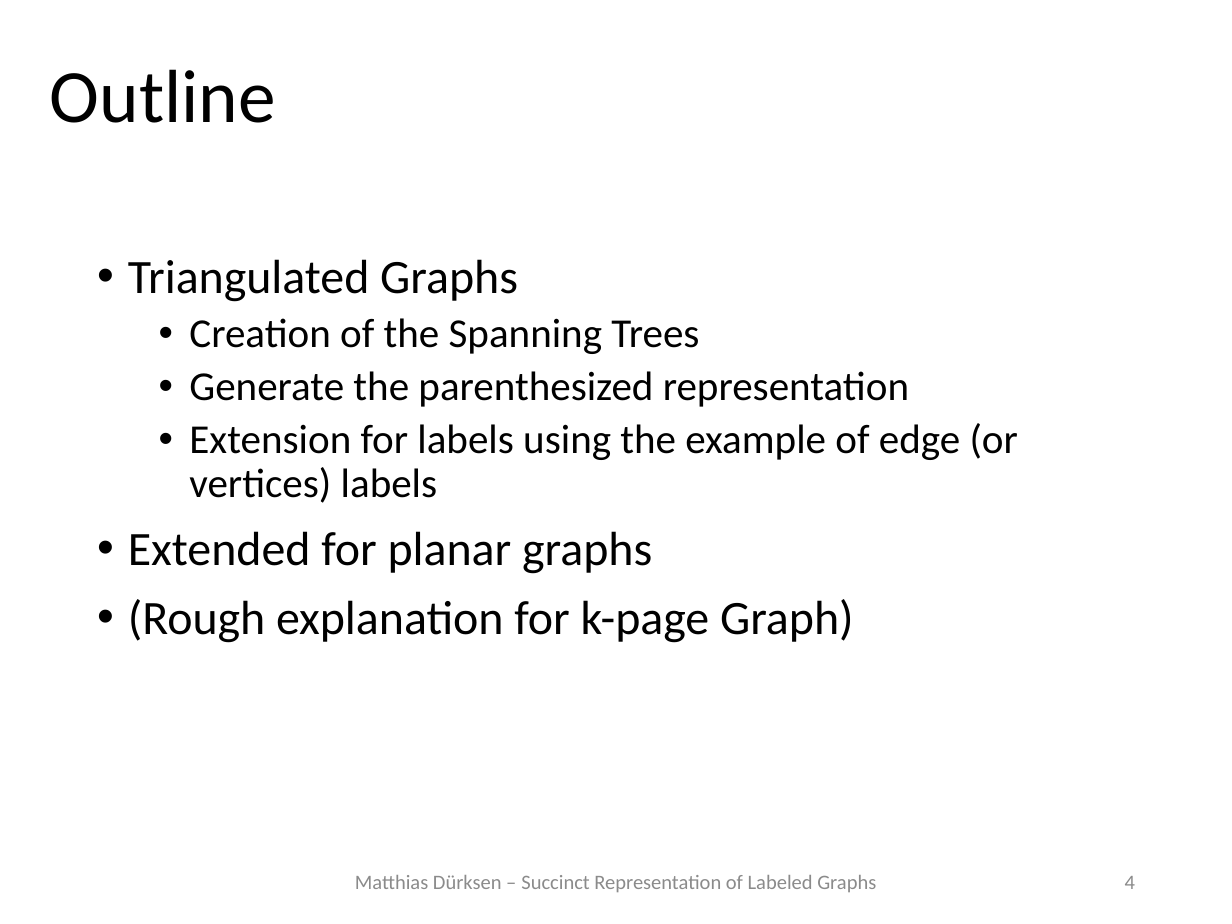
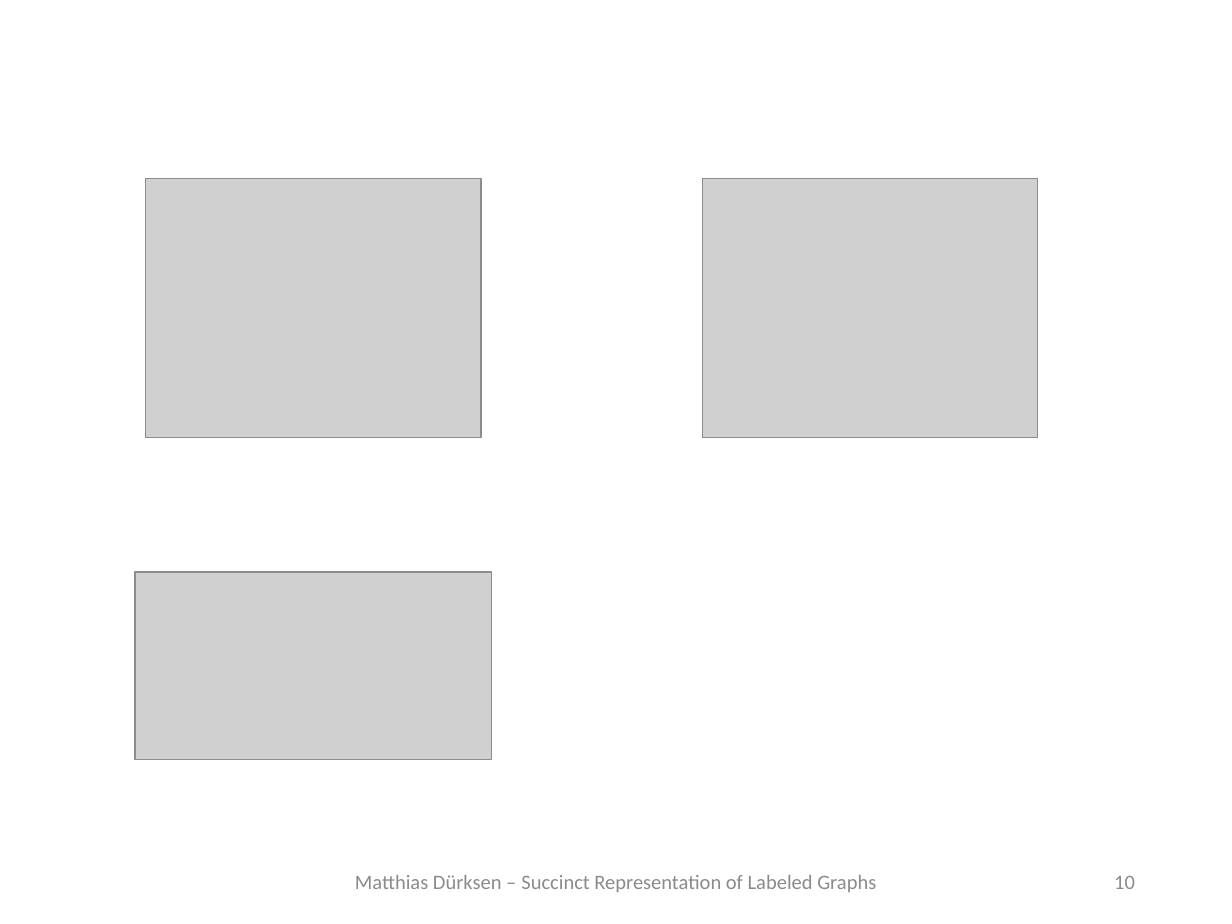
Before and after one commit to MatthiasDuerksen/Seminar_AlgCompressedGraphs, a slide deck: slide 10 of Talk/secondVersion/Talk_Duerksen_v2.pptx (slide 4 before the commit). Drawn at 1232x924 pixels with LibreOffice and Linux fonts; fonts in the diff are those of the drawing; grey boxes stand for pictures. Boxes give left, top, right and bottom in pixels: in the first picture for what was removed or moved away, otherwise in the second. Text is boxed around its words. In the diff, an @@ line names an element or a change of style, - is before the commit and + after.

```diff
--- a/Talk/secondVersion/Talk_Duerksen_v2.pptx
+++ b/Talk/secondVersion/Talk_Duerksen_v2.pptx
@@ title removed at bbox=[50, 69, 276, 123] @@
-Outline
@@ picture added at bbox=[145, 179, 480, 439] @@
@@ picture added at bbox=[702, 179, 1037, 439] @@
@@ text removed at bbox=[128, 259, 1018, 643] @@
-• Triangulated Graphs
-  • Creation of the Spanning Trees
-  • Generate the parenthesized representation
-  • Extension for labels using the example of edge (or vertices) labels
-• Extended for planar graphs
-• (Rough explanation for k-page Graph)
@@ picture added at bbox=[136, 572, 492, 759] @@
@@ page number at bbox=[1114, 876, 1135, 889]: text changed @@
-4
+10
```
Also in this commit, not shown: 13 other slides changed, 3 slides added, 34 other files.
